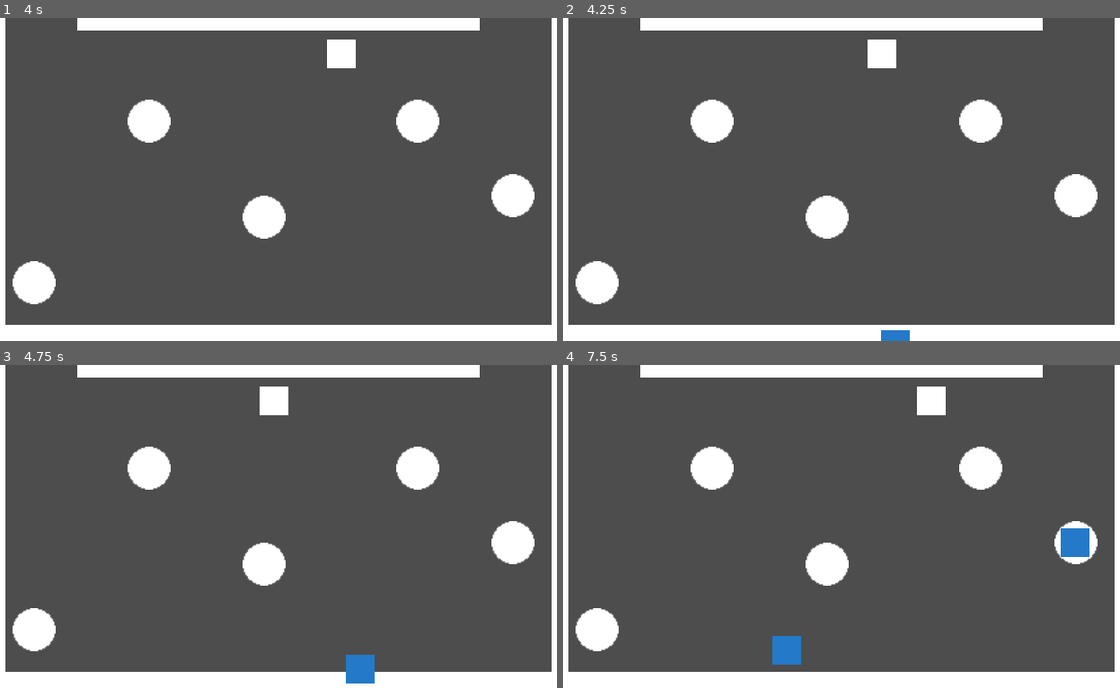
Above: before the commit, frames 1-4 (two rows, left to right).
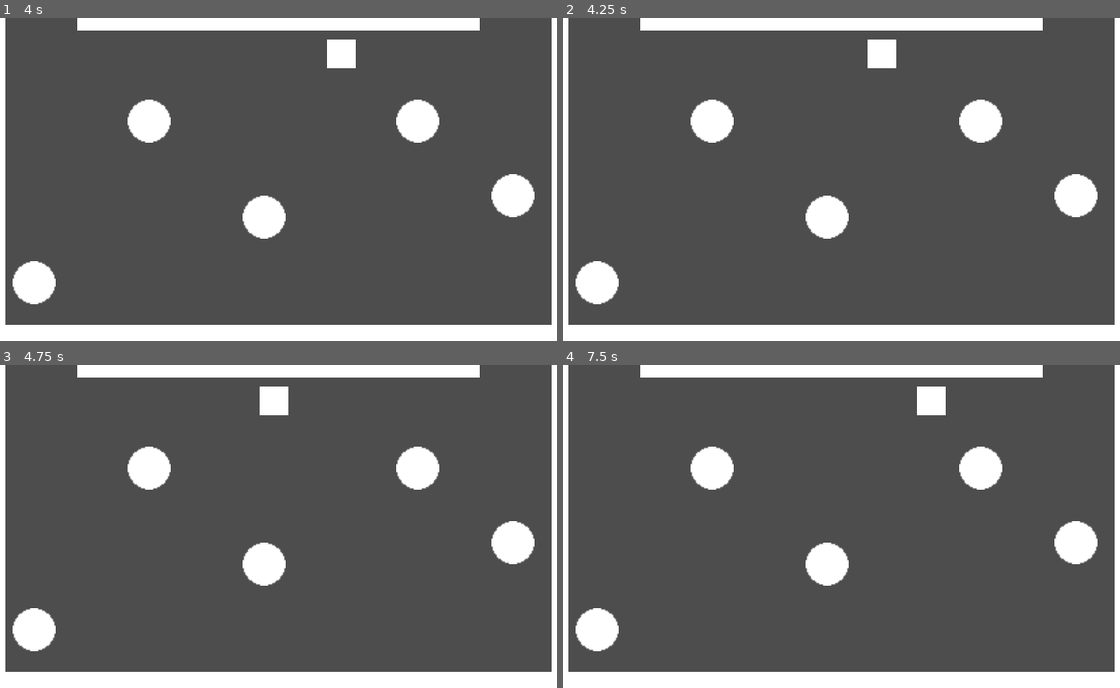
Above: after the commit, the same moments.

Repository: billbobphil/coffee-jam-2023
Game: Godot game, scene res://scenes/rootScene.tscn
Two runs of this game, one before a commit and one after it. Both use one fixed random seed, a clock stepped at 60 frames per second and the inputs below.
Inputs:
- Up to frame 1 (4 s): tap Enter at 0.5, 2 s; hold D (move_right) 0.53-1.28 s; tap Tab (change_camera) at 0.6, 2.85 s; tap Space (dash) at 1.25, 1.35, 2.75, 3.6 s; hold S (move_down) 1.28-2.03 s; hold D (move_right) 2.03-2.78 s; tap F (interact) at 2.1 s; hold W (move_up) 2.78-3.53 s; hold A (move_left) from 3.53 s (still down)
- Up to frame 2 (4.25 s): keep holding A (move_left)
- Up to frame 3 (4.75 s): keep holding A (move_left); tap F (interact) at 4.35 s
- Up to frame 4 (7.5 s): release A (move_left) at 5.03 s; hold S (move_down) 5.03-5.78 s; tap Tab (change_camera) at 5.1, 7.35 s; tap Enter at 5.75 s; hold D (move_right) 5.78-6.53 s; tap Space (dash) at 5.85, 6.5 s; hold W (move_up) 6.53-7.28 s; tap F (interact) at 6.6 s; hold D (move_right) from 7.28 s (still down)

Frame 1 is identical in both runs. In frame 2, 0.2% of the frame differs, in the area x 57-63%, y 96-100%; in frame 3, 0.5%; in frame 4, 0.9%, in the area x 37-95%, y 50-93%.

Commit message:
Orders are now 'created' and when a timer expires they are destroyed

Diff:
--- /dev/null
+++ b/scenes/order.tscn
@@ -0,0 +1,11 @@
+[gd_scene load_steps=3 format=3 uid="uid://nat7nq4nus8d"]
+
+[ext_resource type="Script" path="res://scripts/Order.gd" id="1_aouia"]
+[ext_resource type="Texture2D" uid="uid://caaemqq2ww1yi" path="res://art/32x32-cube.png" id="2_rqaju"]
+
+[node name="Order" type="Node2D"]
+script = ExtResource("1_aouia")
+
+[node name="Backdrop" type="Sprite2D" parent="."]
+modulate = Color(0.760293, 0.279578, 0.319123, 1)
+texture = ExtResource("2_rqaju")
--- a/scripts/CustomerManager.gd
+++ b/scripts/CustomerManager.gd
@@ -5,7 +5,7 @@
 @export var tables: Array[Table]
 var rng = RandomNumberGenerator.new()
 var spawnTimer : float = 0;
-@export var timeBetweenSpawns: float = 3;
+@export var timeBetweenSpawns: float = 10;
 
 # Called when the node enters the scene tree for the first time.
 func _ready():
--- /dev/null
+++ b/scripts/Order.gd
@@ -0,0 +1,51 @@
+extends Node2D
+
+class_name Order
+
+@export var orderTimeMax : float = 3;
+var orderTimer : float = 0;
+var isOrderTimerStarted : bool = false;
+@export var yFloatMax : float = 4;
+@export var yFloatMin : float = -4;
+@export var floatIncrement : float = 10;
+var shouldFloat : bool = false;
+var initialPositionY : float;
+var direction : int = 1;
+var isOrderOnGoing : bool = false;
+
+signal order_expired;
+signal order_fulfilled;
+
+# Called when the node enters the scene tree for the first time.
+func _ready():
+	pass # Replace with function body.
+
+func startOrderTimer():
+	print("Order timer started");
+	isOrderTimerStarted = true;
+	isOrderOnGoing = true;
+	shouldFloat = true;
+	initialPositionY = position.y;
+
+# Called every frame. 'delta' is the elapsed time since the previous frame.
+func _process(delta):
+	orderTimerRoutine(delta);
+	floatRoutine(delta);
+	pass
+
+func orderTimerRoutine(delta):
+	if(isOrderTimerStarted && isOrderOnGoing):
+		orderTimer += delta;
+		if(orderTimer >= orderTimeMax):
+			order_expired.emit(self);
+			isOrderOnGoing = false;
+
+func floatRoutine(delta):
+	if(shouldFloat):
+		position.y += (floatIncrement * delta) * direction;
+
+	if(position.y >= initialPositionY + yFloatMax):
+		direction = -1;
+
+	if(position.y <= initialPositionY + yFloatMin):
+		direction = 1;
--- a/scripts/OrderManager.gd
+++ b/scripts/OrderManager.gd
@@ -2,5 +2,23 @@
 
 class_name OrderManager
 
+var activeOrders : Array[Order] = [];
+var orderScene = preload("res://scenes/order.tscn");
+
 func _on_place_order(customer : Customer):
 	print("Placing order");
+	var order = orderScene.instantiate();
+	add_child(order);
+	order.position = customer.position;
+	order.position.y -= 48;
+	order.order_expired.connect(_on_order_expired);
+	order.order_fulfilled.connect(_on_order_fulfilled);
+	order.startOrderTimer();
+
+func _on_order_fulfilled(order : Order):
+	print("Order fulfilled");
+
+func _on_order_expired(order : Order):
+	print("Order Expired");
+	activeOrders.erase(order);
+	order.queue_free();
